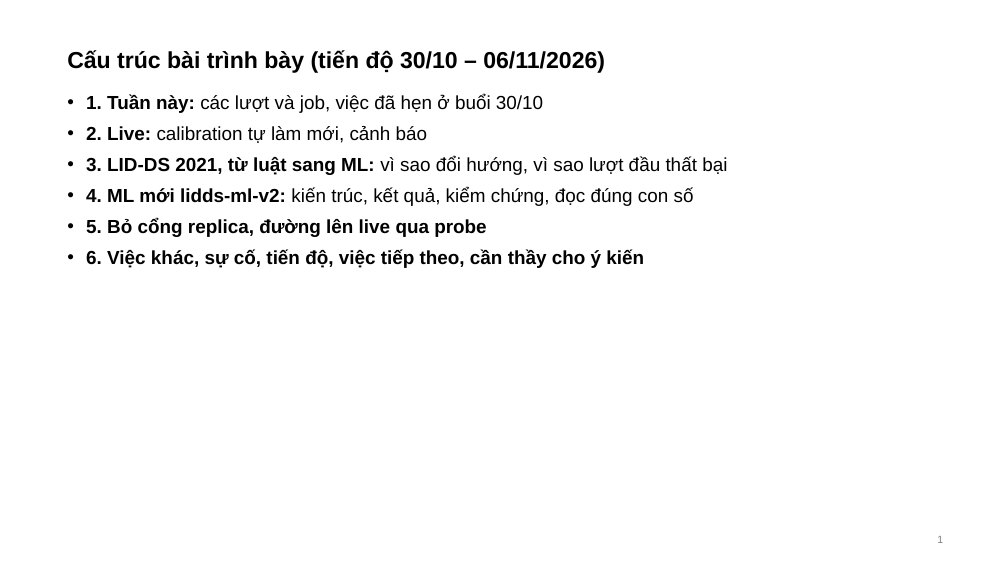
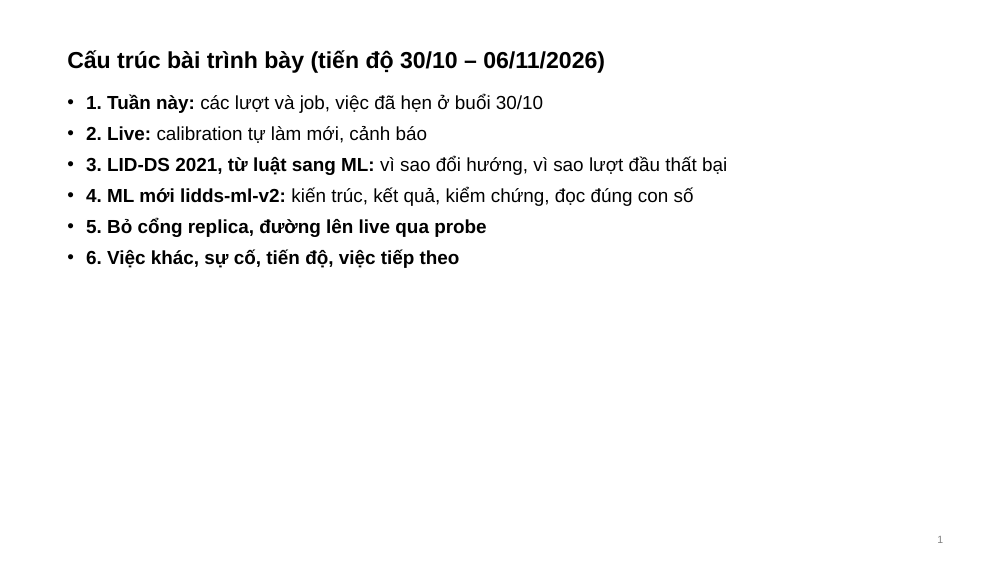
Before and after one commit to tndat-dev/eBPF-project, a slide deck: slide 1 of docs/Slide-runtime_security(06_11).pptx. Drawn at 1008x567 pixels with LibreOffice and Linux fonts; fonts in the diff are those of the drawing. Boxes give left, top, right and bottom in pixels: in the first picture for what was removed or moved away, otherwise in the second. Text is boxed around its words. In the diff, an @@ line names an element or a change of style, - is before the commit and + after.

```diff
--- a/docs/Slide-runtime_security(06_11).pptx
+++ b/docs/Slide-runtime_security(06_11).pptx
@@ text at [86, 250, 460, 268]: text changed @@
-• 6. Việc khác, sự cố, tiến độ, việc tiếp theo, cần thầy cho ý kiến
+• 6. Việc khác, sự cố, tiến độ, việc tiếp theo
```
Also in this commit, not shown: 3 other slides changed.
